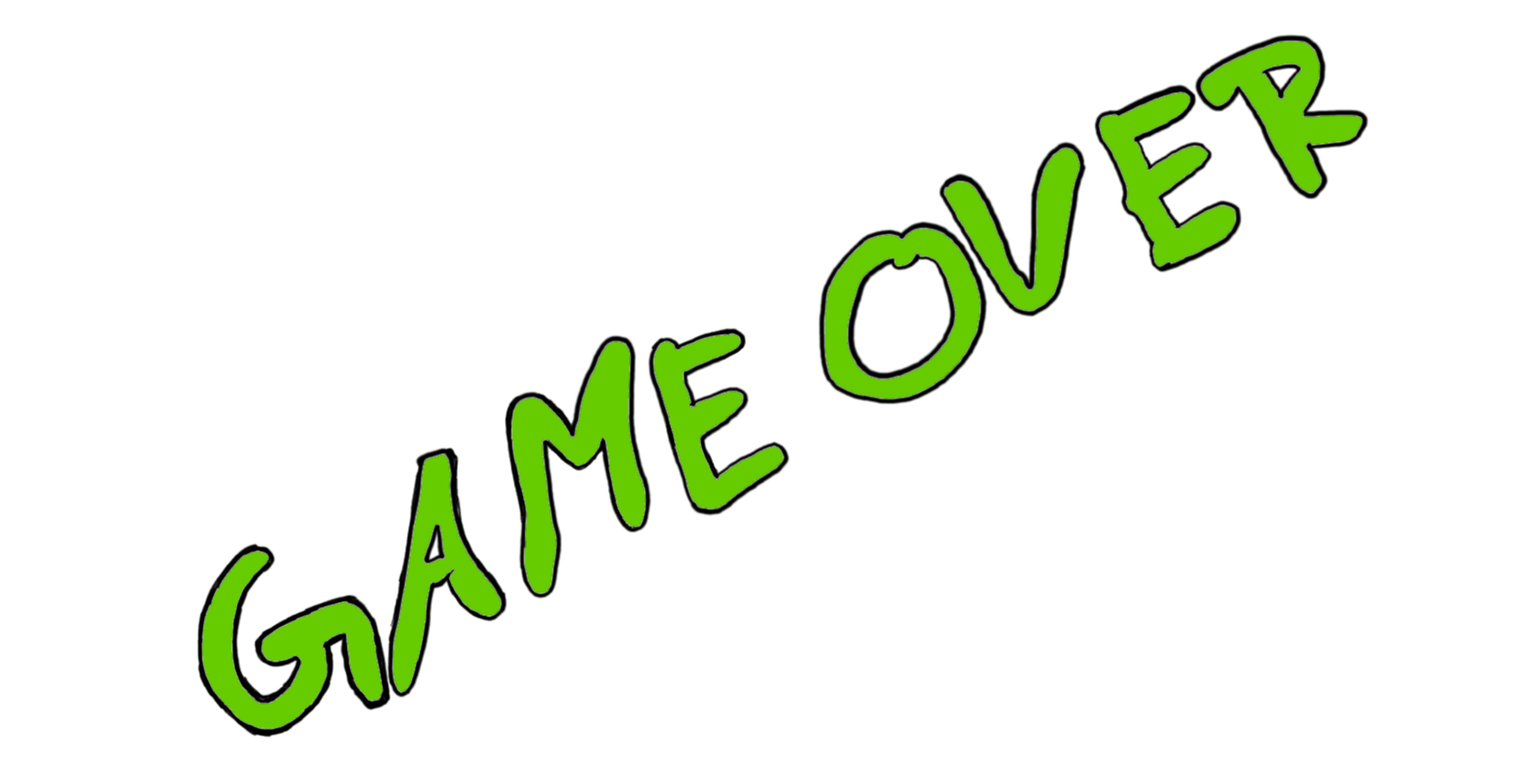
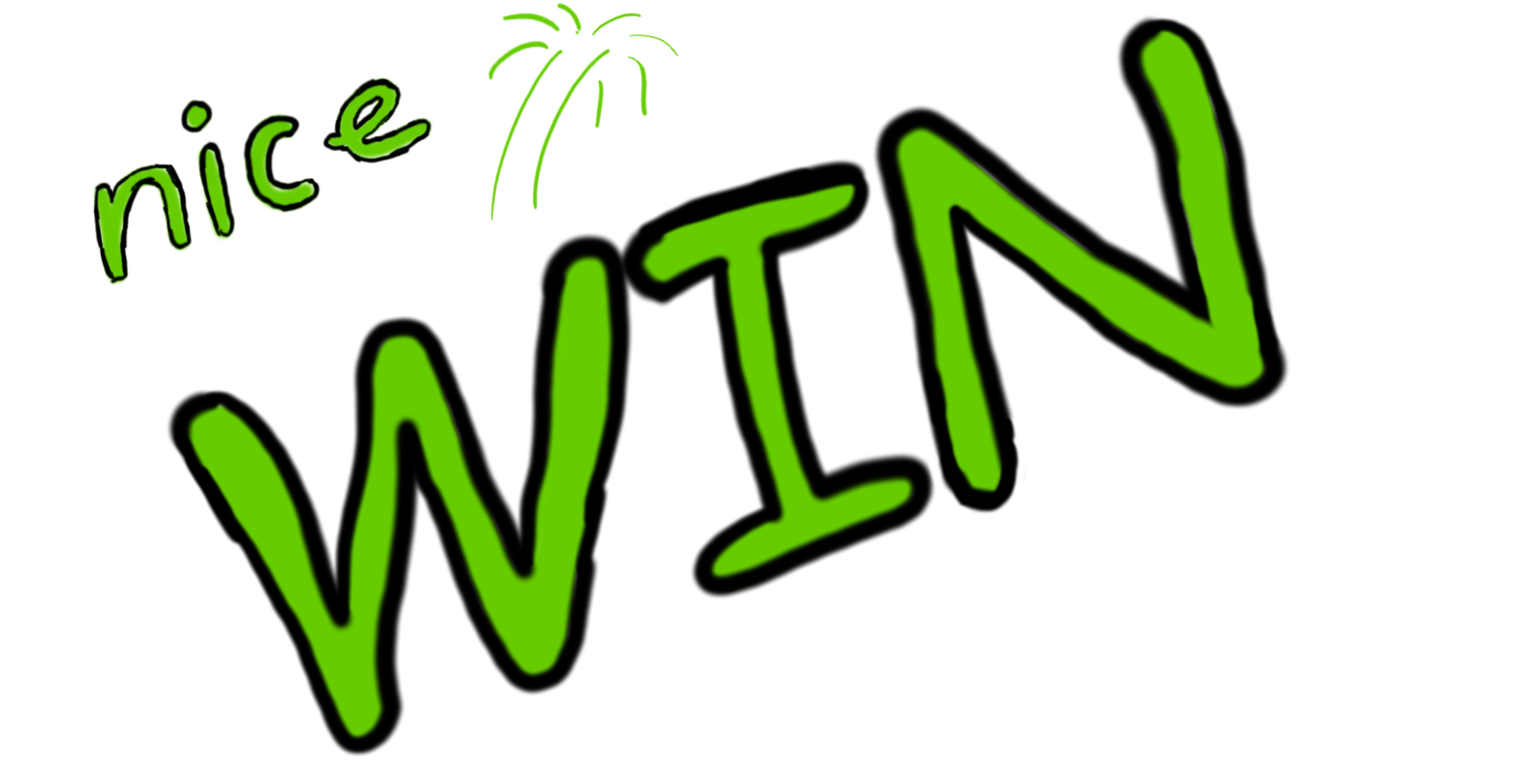
Layer changes from the first w=1536, h=768 image to the second:
added group "Ebenengruppe #1" with 2 layers above "Ebenengruppe" over (92, 1, 1292, 758)
added layer "Ebene #2" in group "Ebenengruppe #1" over (165, 13, 1292, 758)
added layer "WIN ..." in group "Ebenengruppe #1" over (92, 1, 1268, 743)
moved "Ebene" into group "Ebenengruppe" over (196, 32, 1369, 739)
moved "Ebene #1" into group "Ebenengruppe" over (201, 40, 1363, 730)
